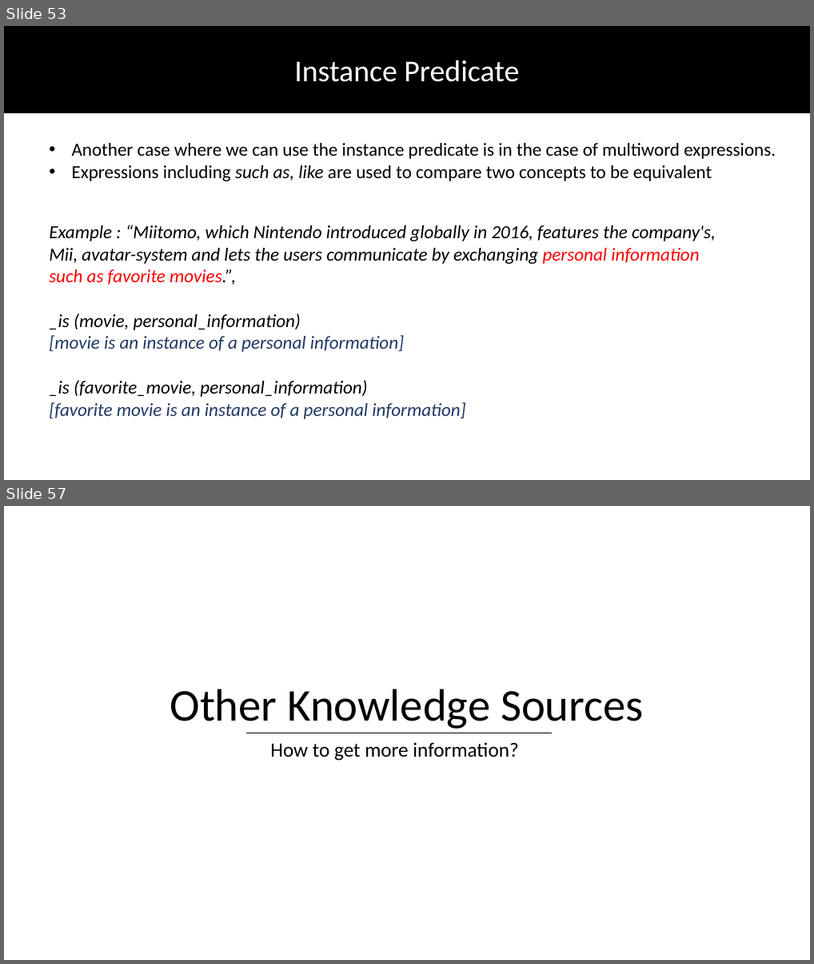
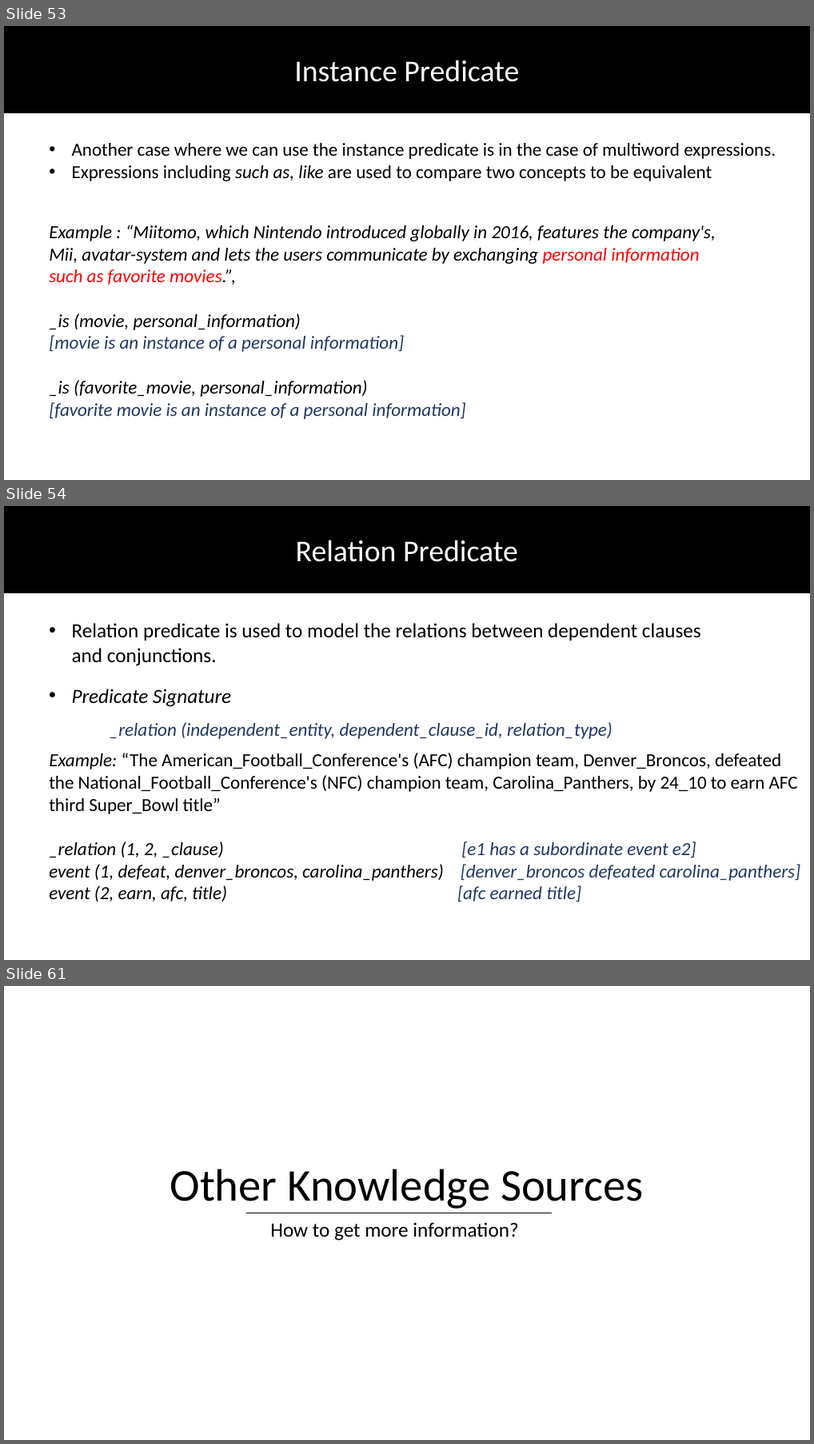
Before and after one commit to DhruvaPendharkar/thesis-project, a slide deck: Notes/ThesisPresentation.pptx. Shown one above the other, each under a label of ours: slides 53 and 57 before the commit, slides 53, 54 and 61 after it; the slides between them are not shown. The pictures are 814x964 and 814x1444 pixels, drawn with LibreOffice and Linux fonts; fonts in the diff are those of the drawing. Boxes give left, top, right and bottom in pixels: in the first picture for what was removed or moved away, otherwise in the second. Text is boxed around its words. In the diff, an @@ line names an element or a change of style, - is before the commit and + after.

Commit message:
Adding rest of KG predicates

```diff
--- a/Notes/ThesisPresentation.pptx
+++ b/Notes/ThesisPresentation.pptx
@@ slide 54 added at [4,506,810,960], background #FFFFFF @@
@@ rectangle added at [4,506,810,592], fill #000000, outline #000000 1 pt @@
@@ text added at [296,540,518,562], 36 pt, text #FFFFFF @@
+Relation Predicate
@@ text added at [72,623,702,666], 24 pt, text #000000 @@
+• Relation predicate is used to model the relations between dependent clauses and conjunctions.
@@ text added at [72,688,613,739], 22 pt, text #203864, italic @@
+• Predicate Signature
+_relation (independent_entity, dependent_clause_id, relation_type)
@@ text added at [49,752,802,901], 22 pt, text #000000, italic @@
+Example: “The American_Football_Conference's (AFC) champion team, Denver_Broncos, defeated the National_Football_Conference's (NFC) champion team, Carolina_Panthers, by 24_10 to earn AFC third Super_Bowl title”
+_relation (1, 2, _clause) [e1 has a subordinate event e2]
+event (1, defeat, denver_broncos, carolina_panthers) [denver_broncos defeated carolina_panthers]
+event (2, earn, afc, title) [afc earned title]
@@ what was slide 57 is now slide 61 @@
```
Also in this commit, not shown: 1 slide changed, 5 other slides added, 2 slides removed.
